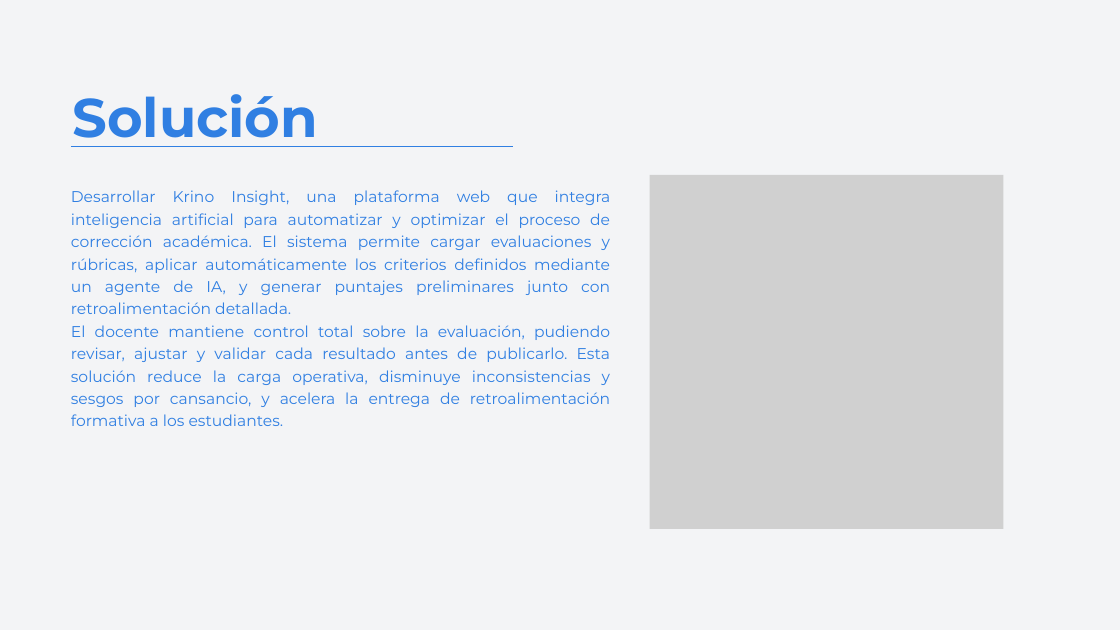
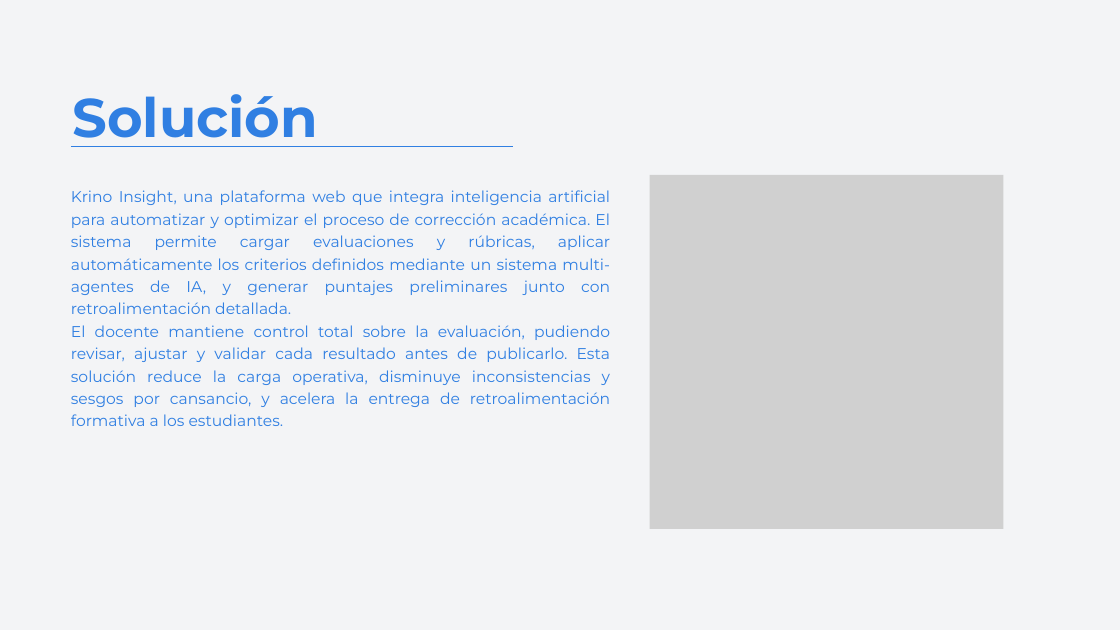
Before and after one commit to Wachitugo/Capstone, a slide deck: slide 5 of Fase 3/Presentación final.pptx. Drawn at 1120x630 pixels with LibreOffice and Linux fonts; fonts in the diff are those of the drawing; grey boxes stand for pictures. Boxes give left, top, right and bottom in pixels: in the first picture for what was removed or moved away, otherwise in the second. Text is boxed around its words. In the diff, an @@ line names an element or a change of style, - is before the commit and + after.

```diff
--- a/Fase 3/Presentación final.pptx
+++ b/Fase 3/Presentación final.pptx
@@ text at (71, 190, 610, 314): text changed @@
-Desarrollar Krino Insight, una plataforma web que integra inteligencia artificial para automatizar y optimizar el proceso de corrección académica. El sistema permite cargar evaluaciones y rúbricas, aplicar automáticamente los criterios definidos mediante un agente de IA, y generar puntajes preliminares junto con retroalimentación detallada.
+Krino Insight, una plataforma web que integra inteligencia artificial para automatizar y optimizar el proceso de corrección académica. El sistema permite cargar evaluaciones y rúbricas, aplicar automáticamente los criterios definidos mediante un sistema multi-agentes de IA, y generar puntajes preliminares junto con retroalimentación detallada.
```
Also in this commit, not shown: 8 other slides changed, 2 slides added, 1 other file.
